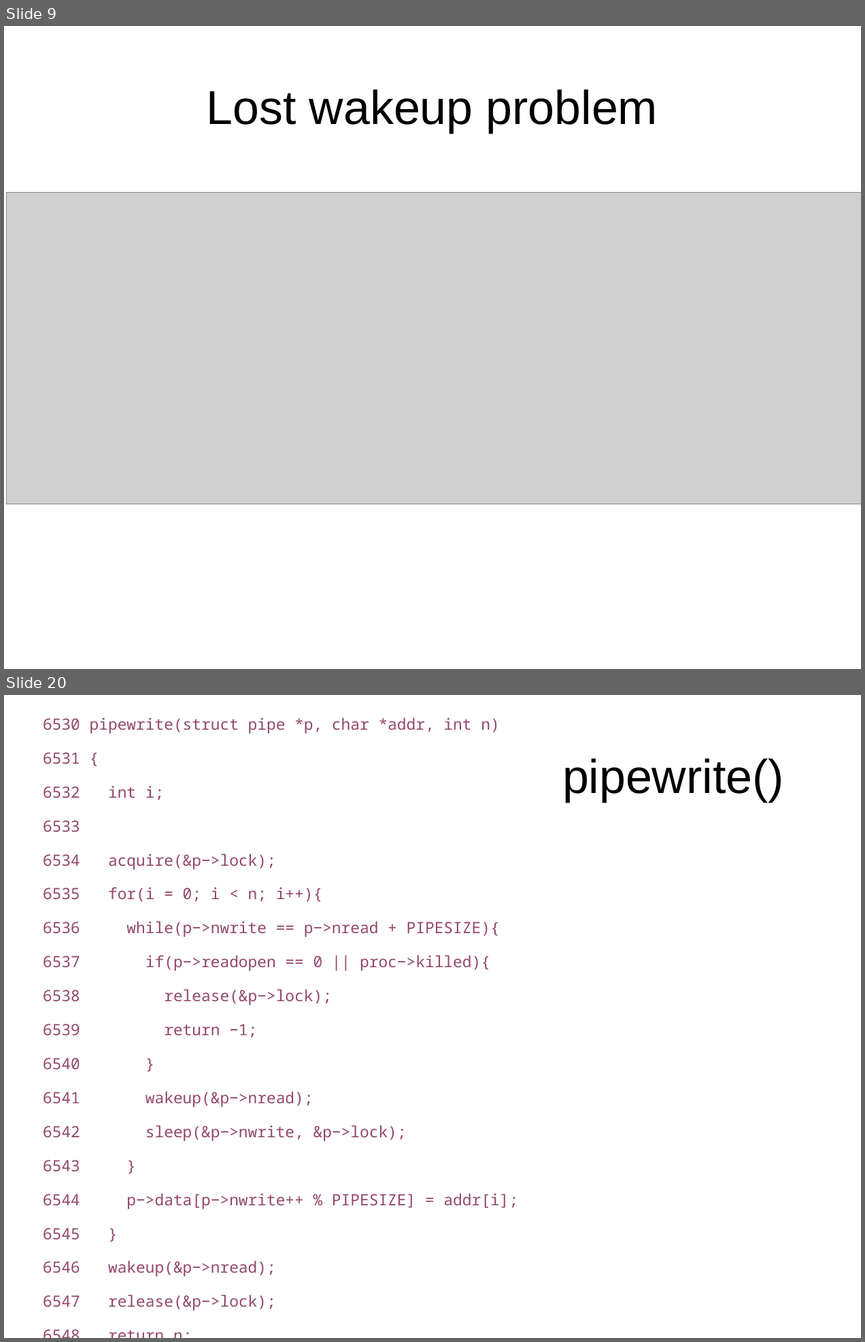
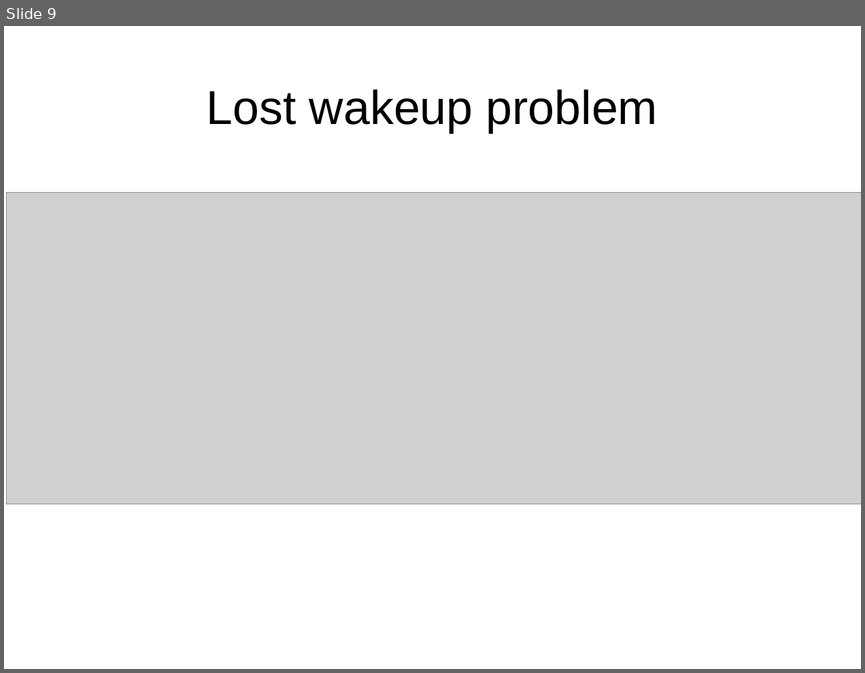
Before and after one commit to antonburtsev/cs5460, a slide deck: lectures/lecture17-locking-part3/lecture17-locking-part3.odp. Shown one above the other, each under a label of ours: slides 9 and 20 before the commit, slide 9 after it; the slides between them are not shown. The pictures are 865x1342 and 865x673 pixels, drawn with LibreOffice and Linux fonts; fonts in the diff are those of the drawing; grey boxes stand for pictures. Boxes give left, top, right and bottom in pixels: in the first picture for what was removed or moved away, otherwise in the second. Text is boxed around its words. In the diff, an @@ line names an element or a change of style, - is before the commit and + after.

```diff
--- a/lectures/lecture17-locking-part3/lecture17-locking-part3.odp
+++ b/lectures/lecture17-locking-part3/lecture17-locking-part3.odp
@@ slide 20 removed at bbox=[4, 695, 861, 1338], background #FFFFFF @@
@@ text removed at bbox=[43, 717, 518, 1310] @@
-6530 pipewrite(struct pipe *p, char *addr, int n)
-6531 {
-6532 int i;
-6533
-6534 acquire(&p−>lock);
-6535 for(i = 0; i < n; i++){
-6536 while(p−>nwrite == p−>nread + PIPESIZE){
-6537 if(p−>readopen == 0 || proc−>killed){
-6538 release(&p−>lock);
-6539 return −1;
-6540 }
-6541 wakeup(&p−>nread);
-6542 sleep(&p−>nwrite, &p−>lock);
-6543 }
-6544 p−>data[p−>nwrite++ % PIPESIZE] = addr[i];
-6545 }
-6546 wakeup(&p−>nread);
-6547 release(&p−>lock);
-6548 return n;
-6549 }
@@ title removed at bbox=[562, 758, 784, 802] @@
-pipewrite()
```
Also in this commit, not shown: 11 other slides removed, 1 other file.
